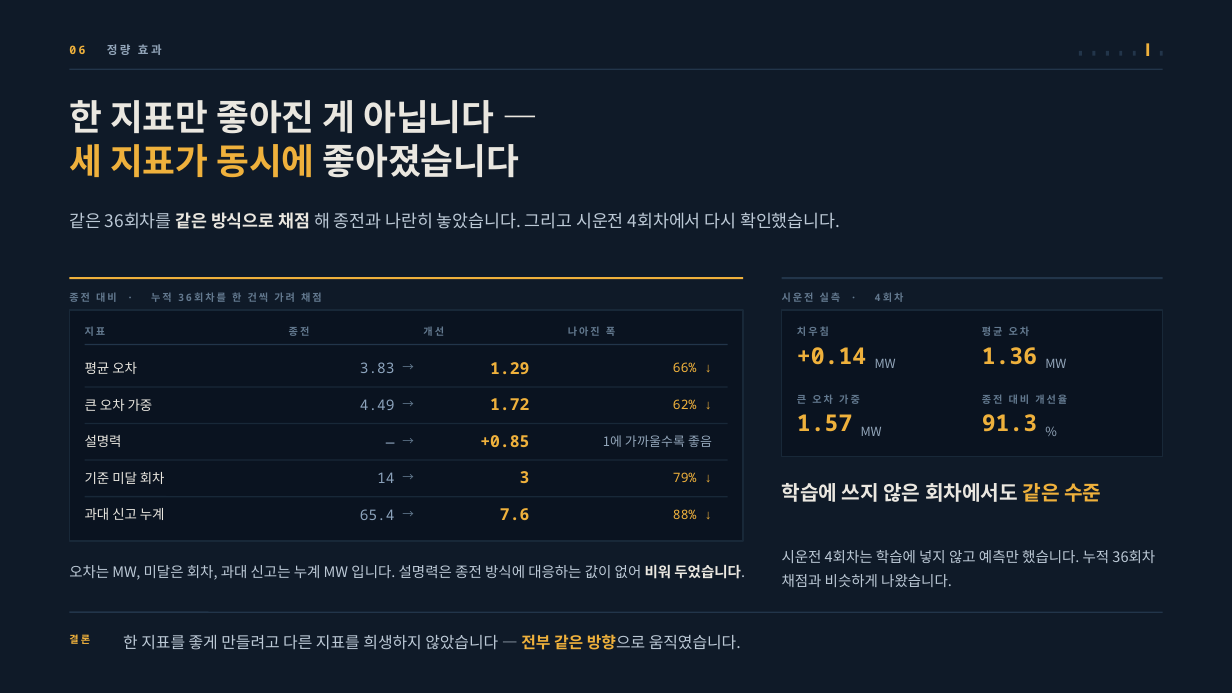
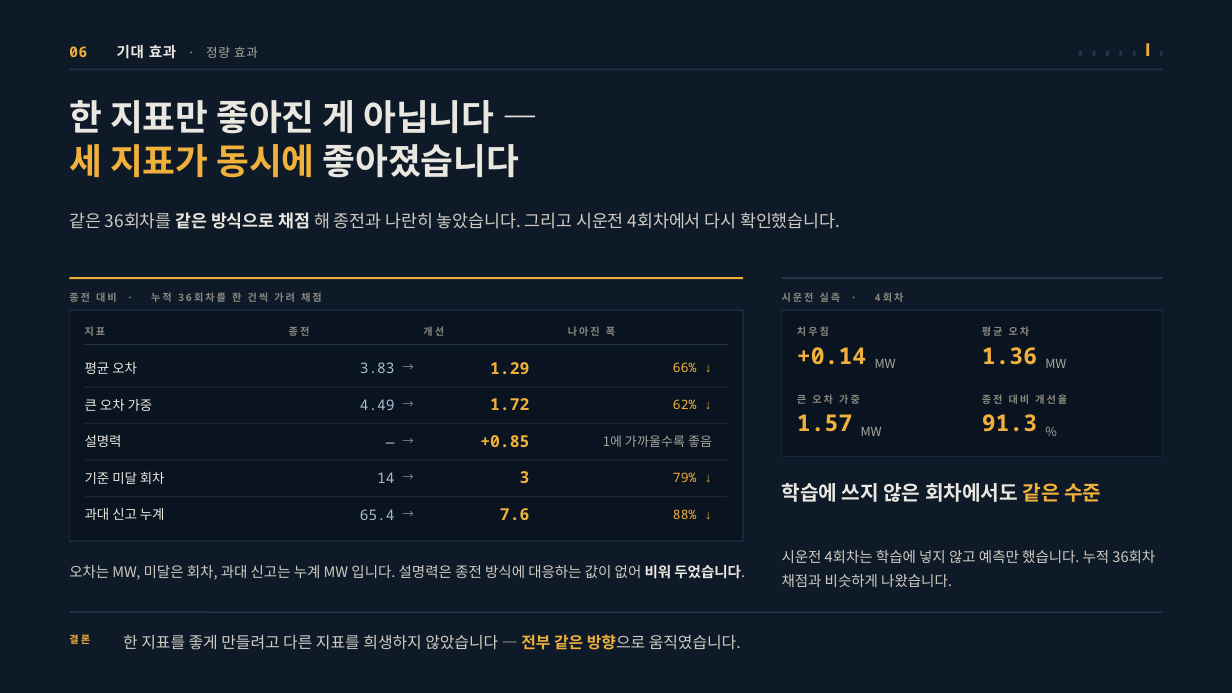
Before and after one commit to jooh-ai/Narae-AI, a slide deck: slide 14 of docs/ppt/위례_공급가능용량_최종발표.pptx (slide 13 before the commit). Drawn at 1232x693 pixels with LibreOffice and Linux fonts; fonts in the diff are those of the drawing. Boxes give left, top, right and bottom in pixels: in the first picture for what was removed or moved away, otherwise in the second. Text is boxed around its words. In the diff, an @@ line names an element or a change of style, - is before the commit and + after.

```diff
--- a/docs/ppt/위례_공급가능용량_최종발표.pptx
+++ b/docs/ppt/위례_공급가능용량_최종발표.pptx
@@ text at bbox=[69, 45, 258, 59]: text changed; size 9 to 11.2 pt; font Noto Sans Mono to Noto Sans CJK KR; text colour #93A6BA to #A9A79F @@
-06 정량 효과
+06 기대 효과 · 정량 효과
@@ text "같은 36회차를 같은 방식으로 채점 ..." at bbox=[69, 212, 840, 229]: text colour #BCC9D6 to #CFCBC2 in "같은 36회차를 해 종전과 나란히 놓았습니다. 그리고 ..." @@
@@ text colour #8CA3BC to #A8BCD1 in 5 elements at bbox=[360, 362, 395, 373], bbox=[360, 399, 395, 410], bbox=[377, 472, 394, 483], bbox=[360, 509, 395, 520], bbox=[288, 432, 395, 450] @@
@@ text colour #93A6BA to #A9A79F in 5 elements at bbox=[603, 435, 712, 447], bbox=[875, 359, 896, 368], bbox=[1045, 359, 1066, 368], bbox=[861, 427, 882, 436], bbox=[1045, 423, 1086, 438] @@
@@ text colour #63798F to #8A8880 in 15 elements at bbox=[69, 292, 322, 302], bbox=[85, 326, 106, 336], bbox=[289, 326, 310, 336], bbox=[423, 326, 444, 336], bbox=[568, 326, 615, 336], bbox=[782, 292, 841, 302], bbox=[797, 326, 829, 336], bbox=[982, 326, 1030, 336], bbox=[797, 394, 860, 404], bbox=[982, 394, 1067, 404], bbox=[402, 359, 421, 374], bbox=[402, 395, 421, 410], bbox=[402, 432, 421, 447], bbox=[402, 468, 421, 483], bbox=[402, 505, 421, 520] @@
@@ text "오차는 MW, 미달은 회차, 과대 ..." at bbox=[69, 565, 745, 580]: text colour #BCC9D6 to #CFCBC2 in "오차는 MW, 미달은 회차, 과대 신고는 누계 ..." @@
@@ text "시운전 4회차는 학습에 넣지 않고 ..." at bbox=[782, 550, 1155, 587]: text colour #BCC9D6 to #CFCBC2 @@
@@ text "한 지표를 좋게 만들려고 다른 ..." at bbox=[123, 634, 741, 650]: text colour #BCC9D6 to #CFCBC2 in "한 지표를 좋게 만들려고 다른 지표를 희생하지 ..." @@
```
Also in this commit, not shown: 14 other slides changed, 3 slides added, 1 other file.
